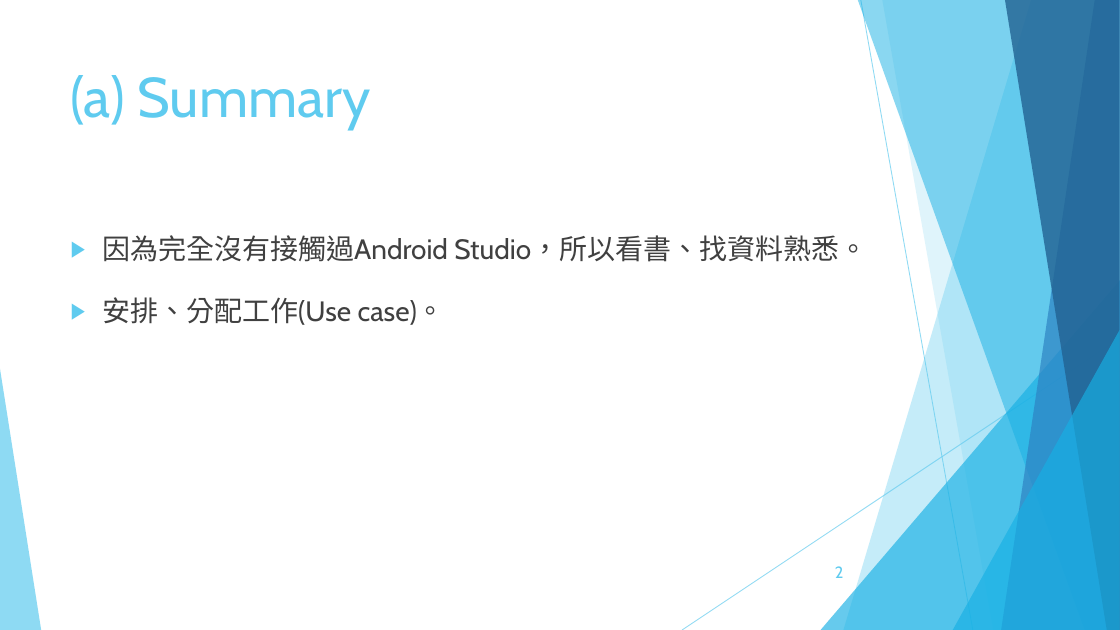
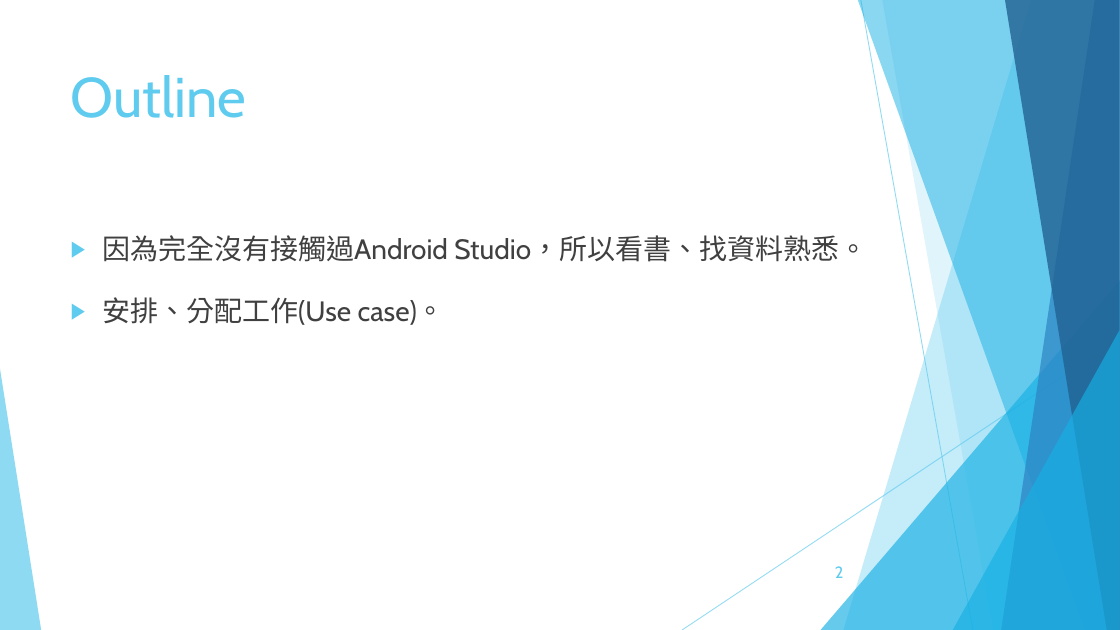
Before and after one commit to OctupusTea/OOAD, a slide deck: slide 2 of Final/OOAD 個人計帳本final.pptx. Drawn at 1120x630 pixels with LibreOffice and Linux fonts; fonts in the diff are those of the drawing. Boxes give left, top, right and bottom in pixels: in the first picture for what was removed or moved away, otherwise in the second. Text is boxed around its words. In the diff, an @@ line names an element or a change of style, - is before the commit and + after.

```diff
--- a/Final/OOAD 個人計帳本final.pptx
+++ b/Final/OOAD 個人計帳本final.pptx
@@ title at (x1=71, y1=75, x2=247, y2=118): text changed @@
-(a) Summary
+Outline
```
Also in this commit, not shown: 2 other slides changed.
